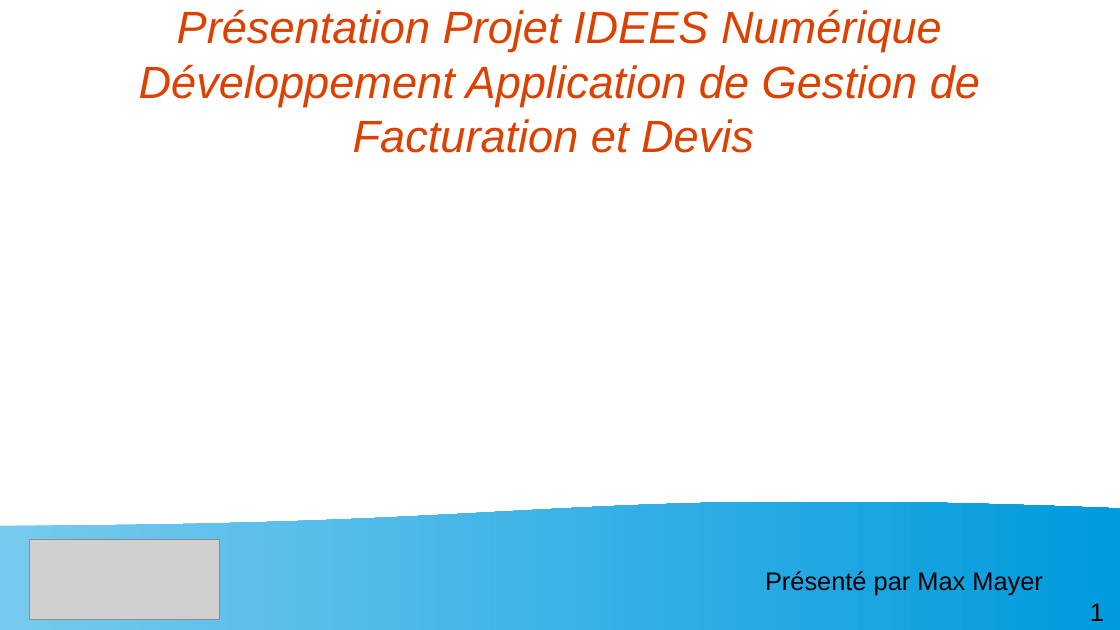
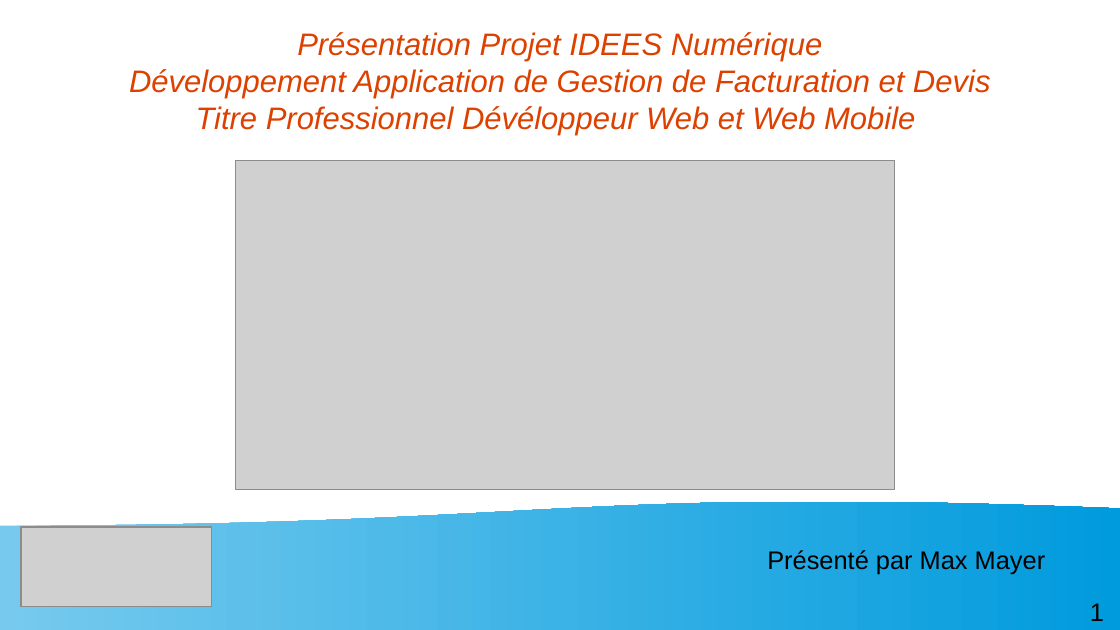
Before and after one commit to Myst564/Dev-Web, a slide deck: slide 1 of Projet Solo/DAB-INVOICE/Diaporama Projet Oral Stage IDEES Numérique.odp. Drawn at 1120x630 pixels with LibreOffice and Linux fonts; fonts in the diff are those of the drawing; grey boxes stand for pictures. Boxes give left, top, right and bottom in pixels: in the first picture for what was removed or moved away, otherwise in the second. Text is boxed around its words. In the diff, an @@ line names an element or a change of style, - is before the commit and + after.

Commit message:
Update Projet

```diff
--- a/Projet Solo/DAB-INVOICE/Diaporama Projet Oral Stage IDEES Numérique.odp
+++ b/Projet Solo/DAB-INVOICE/Diaporama Projet Oral Stage IDEES Numérique.odp
@@ title at [129,32,991,136]: text changed; size 32 to 22 pt @@
-Présentation Projet IDEES Numérique
-Développement Application de Gestion de Facturation et Devis
+Présentation Projet IDEES Numérique
+Développement Application de Gestion de Facturation et Devis
+Titre Professionnel Dévéloppeur Web et Web Mobile
@@ picture added at [236,161,895,490] @@
@@ picture: place and size @@
-picture at [29,540,221,620]
+picture at [21,527,212,608]
@@ text "Présenté par Max Mayer": place and size @@
-text "Présenté par Max Mayer" at [765,571,1043,595]
+text "Présenté par Max Mayer" at [767,550,1046,575]
```
Also in this commit, not shown: 76 other slides changed, 23 slides added, 1 slide removed, 7 other files.
